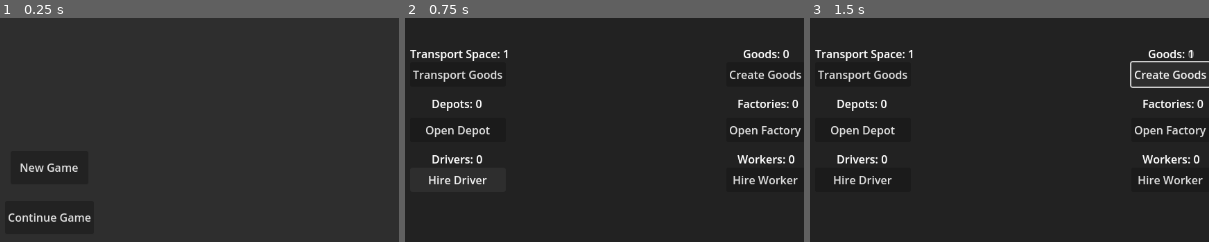
Above: before the commit, frames 1-3 (left to right).
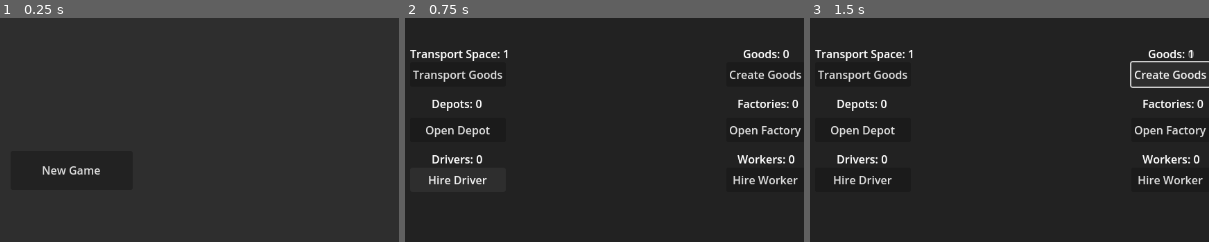
Above: after the commit, the same moments.

Repository: sankeatan/IdleGame
Game: Godot game, scene res://menu.tscn
Same seed, same stepped clock (60 frames per second), same inputs: the game is played once before the commit and once after it.
Inputs:
- Up to frame 1 (0.25 s): no input
- Up to frame 2 (0.75 s): click "New Game" at 0.5 s
- Up to frame 3 (1.5 s): click "Create Goods" at 1.25 s
The pictures show only the part of the screen within x 44-94%, y 0-50%; the shares and areas given below are measured in that part.

The runs differ from the first frame. In frame 1, 1.0% of the frame differs, in the area x 2-26%, y 64-92%; in frame 2, nothing differs; in frame 3, nothing differs.
Error in both runs: Stack overflow. Check for infinite recursion in your script. (res://store.gd:0)

Commit message:
menu.tscn was corrupt, so this is a repush

Diff:
--- a/menu.tscn
+++ b/menu.tscn
@@ -1,26 +1,18 @@
-[gd_scene load_steps=2 format=3 uid="uid://boj2y7j23qm5h"]
+[gd_scene load_steps=2 format=3 uid="uid://v82odxkhnmpp"]
 
-[ext_resource type="Script" path="res://menu.gd" id="1_in6lq"]
+[ext_resource type="Script" path="res://menu.gd" id="1_0gqqy"]
 
 [node name="MenuPanel" type="Panel"]
 offset_right = 1152.0
 offset_bottom = 648.0
-script = ExtResource("1_in6lq")
+script = ExtResource("1_0gqqy")
 
 [node name="NewGameButton" type="Button" parent="."]
 layout_mode = 0
 offset_left = 520.0
 offset_top = 192.0
-offset_right = 632.0
-offset_bottom = 240.0
+offset_right = 696.0
+offset_bottom = 248.0
 text = "New Game"
 
-[node name="ContinueGameButton" type="Button" parent="."]
-layout_mode = 0
-offset_left = 512.0
-offset_top = 264.0
-offset_right = 640.0
-offset_bottom = 312.0
-text = "Continue Game"
-
 [connection signal="pressed" from="NewGameButton" to="." method="_on_new_game_button_pressed"]
